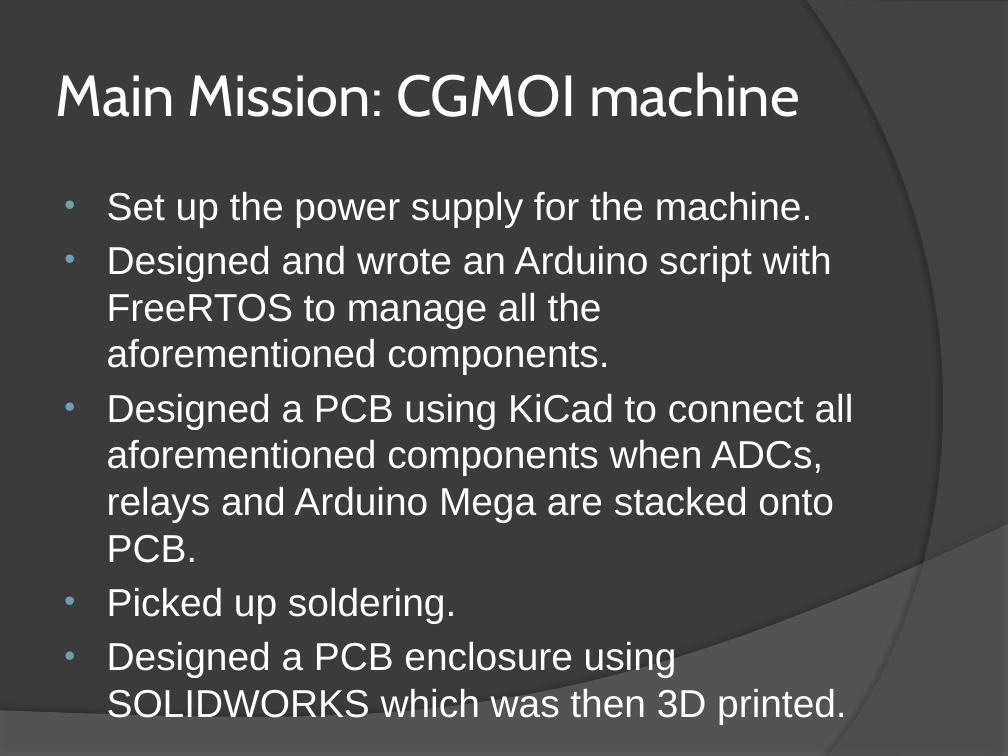
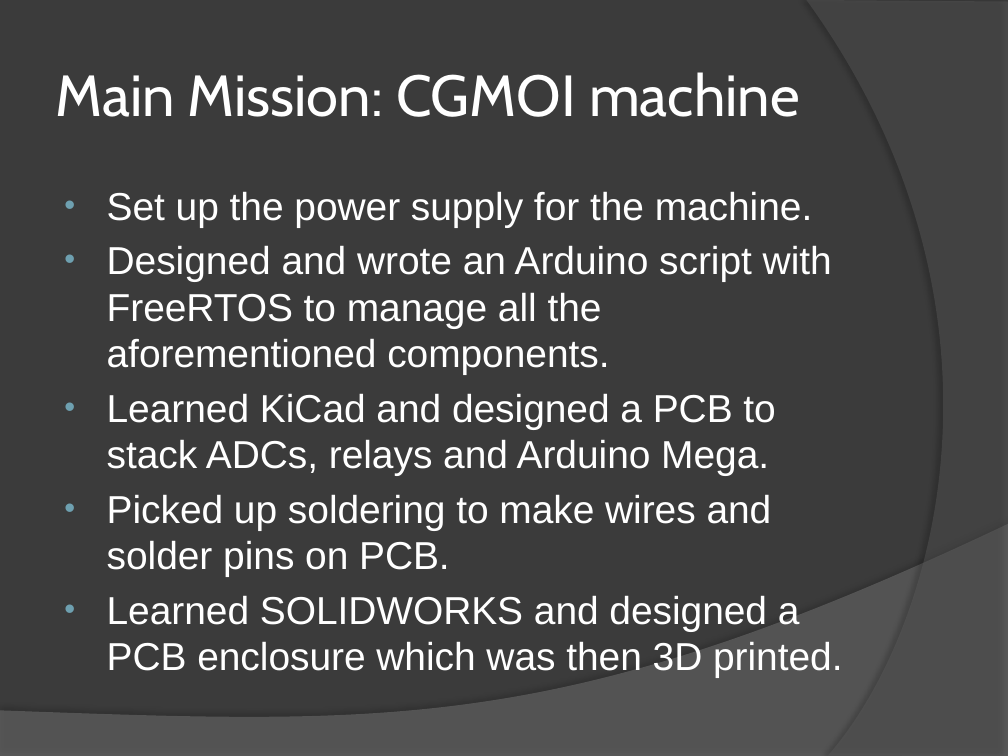
Before and after one commit to xiaohw7/cgmoi, a slide deck: slide 3 of NuSpace Internship 2022.pptx. Drawn at 1008x756 pixels with LibreOffice and Linux fonts; fonts in the diff are those of the drawing. Boxes give left, top, right and bottom in pixels: in the first picture for what was removed or moved away, otherwise in the second. Text is boxed around its words. In the diff, an @@ line names an element or a change of style, - is before the commit and + after.

```diff
--- a/NuSpace Internship 2022.pptx
+++ b/NuSpace Internship 2022.pptx
@@ text at [107,393,842,678]: text changed @@
-• Designed a PCB using KiCad to connect all aforementioned components when ADCs, relays and Arduino Mega are stacked onto PCB.
-• Picked up soldering.
-• Designed a PCB enclosure using SOLIDWORKS which was then 3D printed.
+• Learned KiCad and designed a PCB to stack ADCs, relays and Arduino Mega.
+• Picked up soldering to make wires and solder pins on PCB.
+• Learned SOLIDWORKS and designed a PCB enclosure which was then 3D printed.
```
Also in this commit, not shown: 2 other slides changed, 1 slide added, 1 other file.
